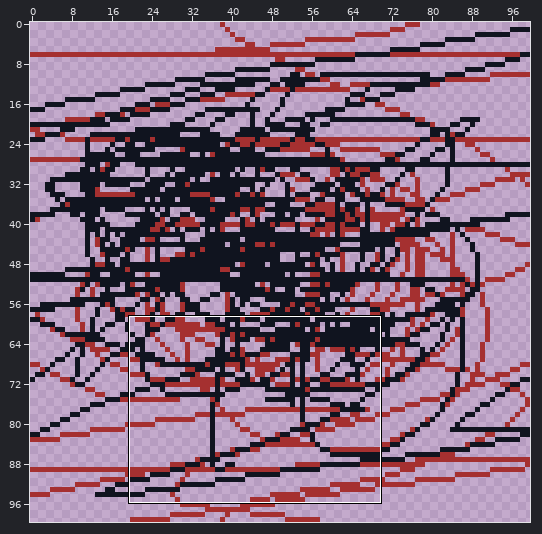
Two states of a pixel-art file, 2025/_techTest/Sprite-0002.aseprite. The first picture is a wide view before the edit; the outline marks the close-up.
Close-up. Earlier state:
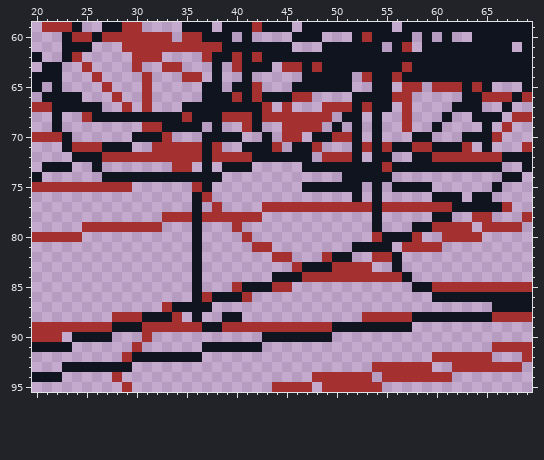
100x100 pixels, 1 frame. Shown: x 20..69, y 59..95.
Now the later version:
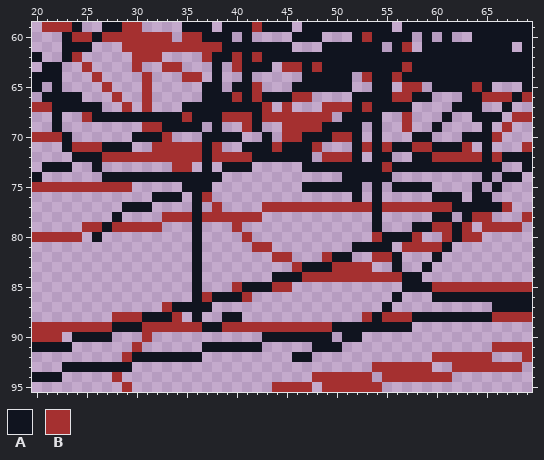
Palette (. is transparent): A #10141f  B #a53030
What changed:
y 65: x 60..62 BBB -> AAA
y 66: x 58..59 .. -> AA
y 67: x 56..57 .B -> AA
y 68: x 53 . -> A
y 69: x 49 . -> A; x 51 . -> A
y 70: x 47 . -> A
y 71: x 45 . -> A
y 72: x 65 B -> A
y 74: x 65 . -> A
y 75: x 35..36 .B -> AA; x 64 . -> A
y 76: x 32..34 ... -> AAA
y 77: x 29..31 ... -> AAA
y 78: x 28 . -> A; x 63 . -> A
y 79: x 27 B -> A; x 62 B -> A
y 80: x 26 . -> A; x 62 B -> A
y 81: x 61 . -> A
y 82: x 60 . -> A
y 83: x 59 . -> A
y 84: x 58 . -> A
y 85: x 57 . -> A
y 86: x 56 . -> A
y 87: x 55 . -> A
y 88: x 54 B -> A
y 90: x 51..52 .. -> AA
y 91: x 48..50 ... -> AAA
y 92: x 46..47 .. -> AA
